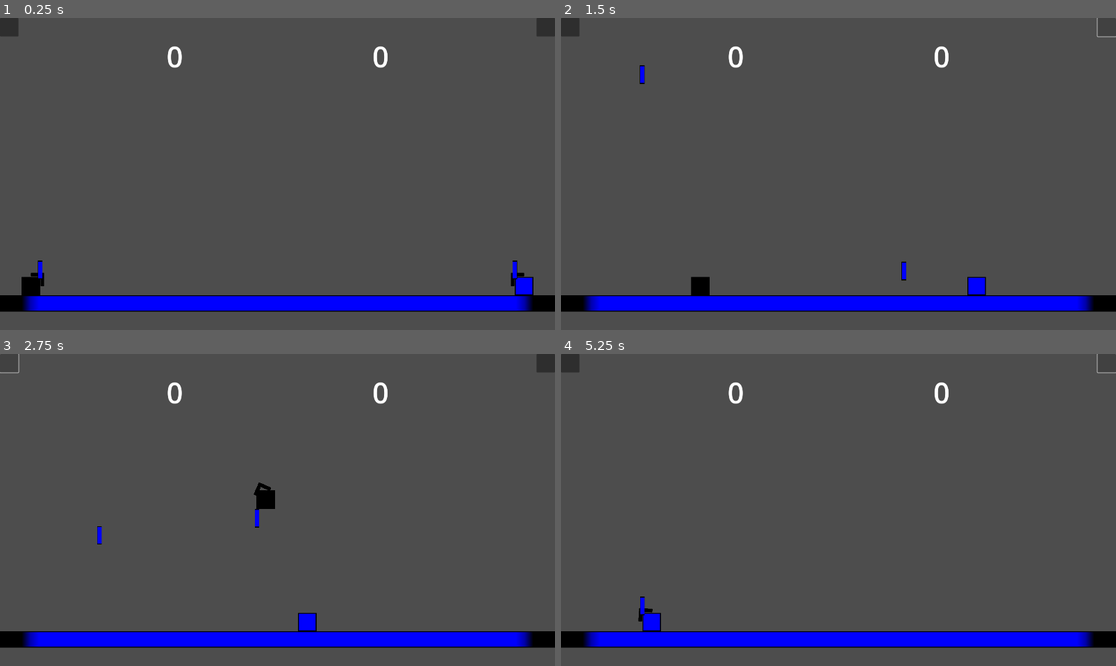
Above: before the commit, frames 1-4 (two rows, left to right).
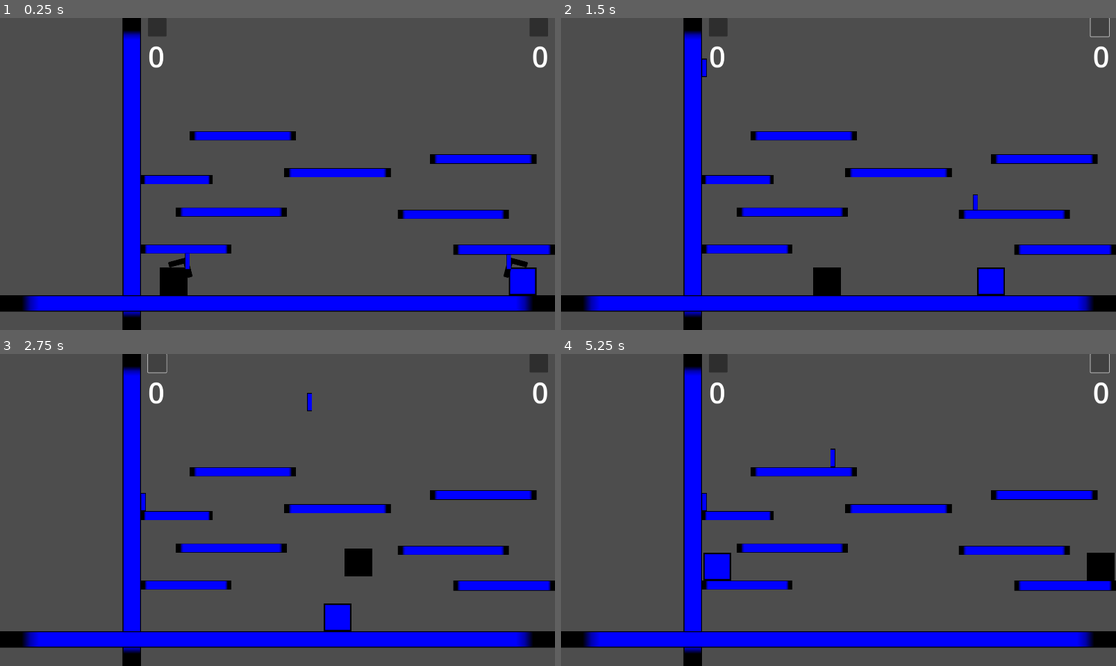
Above: after the commit, the same moments.

Repository: ra314/micro-swords
Game: Godot game, scene res://Main.tscn
The game is run twice, just before and just after one commit, with the same random seed, the same clock (stepped at 60 frames per second) and the same inputs.
Inputs (mouse positions are in pixels of both pictures, inside the frame that each line leads up to; where the layout moved, square brackets give the same spot in the first picture):
- Up to frame 1 (0.25 s): no input
- Up to frame 2 (1.5 s): click (716, 27) [572, 27] at 0.5 s; click (1099, 27) [1104, 27] at 1.25 s
- Up to frame 3 (2.75 s): click (155, 363) [11, 363] at 2 s
- Up to frame 4 (5.25 s): click (1099, 363) [1104, 363] at 2.75 s; click (716, 363) [572, 363] at 3.5 s; click (1099, 363) [1104, 363] at 4.25 s

The runs differ from the first frame. In frame 1, 9.7% of the frame differs, in the area x 0-100%, y 0-100%; in frame 2, 9.6%; in frame 3, 9.7%; in frame 4, 9.7%.

Commit message:
got closer to rip off status

Diff:
--- a/ConstData.gd
+++ b/ConstData.gd
@@ -1,6 +1,6 @@
 class_name ConstData
 const DIR_TO_RELATIVE_SWORD_POS = {
-	ENUMS.DIRECTION.RIGHT: Vector2(-56, 56),
+	ENUMS.DIRECTION.RIGHT: Vector2(-88, 56),
 	ENUMS.DIRECTION.LEFT: Vector2(8, 56)}
 
 const HELD_ITEM_TO_COLLISION_LAYER = {
@@ -11,3 +11,8 @@
 const SWORDSMAN_TO_COLLISION_LAYER = {
 	ENUMS.SWORDSMAN.BLACK: ENUMS.COLLISION_LAYER.BLACK,
 	ENUMS.SWORDSMAN.BLUE: ENUMS.COLLISION_LAYER.BLUE}
+
+#Player: H17, W16
+#Platform Ground: W58
+#Floating Platform: W60
+#Max Jump Height: 51 or 3 times player height
--- a/Main.tscn
+++ b/Main.tscn
@@ -1,16 +1,24 @@
-[gd_scene load_steps=5 format=3 uid="uid://d23xjyxwwyedr"]
+[gd_scene load_steps=7 format=3 uid="uid://d23xjyxwwyedr"]
 
 [ext_resource type="Script" path="res://Main.gd" id="1_3namn"]
+[ext_resource type="Texture2D" uid="uid://6jt7cjad26sj" path="res://Screenshot from 2023-06-03 00-34-29.png" id="2_nhpex"]
 [ext_resource type="PackedScene" uid="uid://c6sajd1aute1i" path="res://Barrier.tscn" id="2_qj3co"]
 [ext_resource type="PackedScene" uid="uid://ccbd5rrosfsx8" path="res://Swordsman.tscn" id="3_dbffi"]
 [ext_resource type="PackedScene" uid="uid://vr4m8fm5lv47" path="res://Sword.tscn" id="4_2fpqd"]
+[ext_resource type="PackedScene" uid="uid://bu72xm0yaxxps" path="res://Platform.tscn" id="5_dy1bx"]
 
 [node name="Main" type="Node2D"]
 script = ExtResource("1_3namn")
 metadata/_edit_horizontal_guides_ = [0.0]
 
+[node name="Sprite2D" type="Sprite2D" parent="."]
+visible = false
+show_behind_parent = true
+position = Vector2(1208, 712)
+texture = ExtResource("2_nhpex")
+
 [node name="L-Side-Wall" parent="." instance=ExtResource("2_qj3co")]
-position = Vector2(-64, 0)
+position = Vector2(424, 0)
 scale = Vector2(8, 135)
 collision_mask = 0
 
@@ -25,53 +33,86 @@
 
 [node name="Black" parent="." instance=ExtResource("3_dbffi")]
 modulate = Color(0, 0, 0, 1)
-position = Vector2(0, 896)
+position = Vector2(488, 864)
+scale = Vector2(1.5, 1.5)
 direction = 1
 held_item = 1
-swordsman_name = null
 
 [node name="Blue" parent="." instance=ExtResource("3_dbffi")]
-position = Vector2(1856, 896)
+position = Vector2(1824, 864)
+scale = Vector2(1.5, 1.5)
 collision_layer = 4
-direction = null
 held_item = 2
 swordsman_name = 1
 
 [node name="Sword1" parent="." instance=ExtResource("4_2fpqd")]
-position = Vector2(56, 840)
+position = Vector2(576, 808)
 collision_layer = 8
 collision_mask = 1
 state = 2
 sword_name = 1
 
 [node name="Sword2" parent="." instance=ExtResource("4_2fpqd")]
-position = Vector2(1848, 840)
+position = Vector2(1816, 808)
 collision_layer = 16
 collision_mask = 1
 state = 2
 sword_name = 2
 
 [node name="Button1" type="Button" parent="."]
-offset_right = 64.0
+offset_left = 512.0
+offset_right = 576.0
 offset_bottom = 64.0
 
 [node name="Button2" type="Button" parent="."]
-offset_left = 1856.0
-offset_right = 1920.0
+offset_left = 1832.0
+offset_right = 1896.0
 offset_bottom = 64.0
 
 [node name="BlackScore" type="Label" parent="."]
-offset_left = 576.0
+offset_left = 512.0
 offset_top = 64.0
-offset_right = 633.0
+offset_right = 569.0
 offset_bottom = 204.0
 theme_override_font_sizes/font_size = 100
 text = "0"
 
 [node name="BlueScore" type="Label" parent="."]
-offset_left = 1288.0
+offset_left = 1840.0
 offset_top = 64.0
-offset_right = 1345.0
+offset_right = 1897.0
 offset_bottom = 204.0
 theme_override_font_sizes/font_size = 100
 text = "0"
+
+[node name="Platform1" parent="." instance=ExtResource("5_dy1bx")]
+position = Vector2(488, 544)
+scale = Vector2(31, 4)
+
+[node name="Platform2" parent="." instance=ExtResource("5_dy1bx")]
+position = Vector2(1568, 784)
+scale = Vector2(44, 4.4)
+
+[node name="Platform3" parent="." instance=ExtResource("5_dy1bx")]
+position = Vector2(1376, 664)
+scale = Vector2(48, 4)
+
+[node name="Platform4" parent="." instance=ExtResource("5_dy1bx")]
+position = Vector2(1488, 472)
+scale = Vector2(46, 4)
+
+[node name="Platform5" parent="." instance=ExtResource("5_dy1bx")]
+position = Vector2(608, 656)
+scale = Vector2(48, 4)
+
+[node name="Platform6" parent="." instance=ExtResource("5_dy1bx")]
+position = Vector2(488, 784)
+scale = Vector2(39, 4)
+
+[node name="Platform7" parent="." instance=ExtResource("5_dy1bx")]
+position = Vector2(984, 520)
+scale = Vector2(46, 4)
+
+[node name="Platform8" parent="." instance=ExtResource("5_dy1bx")]
+position = Vector2(656, 392)
+scale = Vector2(46, 4)
--- /dev/null
+++ b/Platform.tscn
@@ -0,0 +1,19 @@
+[gd_scene load_steps=3 format=3 uid="uid://bu72xm0yaxxps"]
+
+[ext_resource type="Texture2D" uid="uid://di23j62yi08gc" path="res://blue-square.svg" id="1_rli7o"]
+
+[sub_resource type="RectangleShape2D" id="RectangleShape2D_w4ubg"]
+size = Vector2(8, 8)
+
+[node name="Platform" type="CharacterBody2D"]
+collision_mask = 15
+
+[node name="Sprite2D" type="Sprite2D" parent="."]
+position = Vector2(4, 4)
+scale = Vector2(0.125, 0.125)
+texture = ExtResource("1_rli7o")
+
+[node name="CollisionShape2D" type="CollisionShape2D" parent="."]
+position = Vector2(4, 4)
+shape = SubResource("RectangleShape2D_w4ubg")
+one_way_collision = true
--- a/Sword.gd
+++ b/Sword.gd
@@ -26,7 +26,7 @@
 			become_grounded()
 		else:
 			# Handle switching directions
-			if Utils.approx_equal(position.x, 0):
+			if Utils.approx_equal(position.x, 488):
 				direction = ENUMS.DIRECTION.RIGHT
 			elif Utils.approx_equal(position.x, 1920-16):
 				direction = ENUMS.DIRECTION.LEFT
@@ -63,8 +63,8 @@
 	assert(state == ENUMS.SWORD_STATE.HELD)
 	var new_y = sin(deg_to_rad(rot_deg))*THROW_SPEED
 	var new_x = cos(deg_to_rad(rot_deg))*THROW_SPEED
-	hor_speed = new_x+abs(velocity.x)
-	velocity = Vector2(new_x+abs(velocity.x), -new_y)
+	hor_speed = new_x
+	velocity = Vector2(new_x, -new_y)
 	if direction == ENUMS.DIRECTION.LEFT:
 		velocity.x *= -1
 	state = ENUMS.SWORD_STATE.THROWN
--- a/Swordsman.gd
+++ b/Swordsman.gd
@@ -1,11 +1,12 @@
 extends CharacterBody2D
 class_name Swordsman
 
-const SPEED := 300.0
-const JUMP_VELOCITY := -400.0
+const SPEED := 64*4
+# Max jump height needs to be 3 times character height
+const JUMP_VELOCITY := -605.0
 
 const MAX_ROT_RANGE_DEG := 120
-const ROT_SPEED := 3
+const ROT_SPEED := 4
 var rot_deg := 0
 var rotating_upwards := true
 
@@ -50,12 +51,12 @@
 		velocity.y += gravity * delta
 
 	# Handle switching directions
-	if Utils.approx_equal(position.x, 0):
+	if Utils.approx_equal(position.x, 488):
 		direction = ENUMS.DIRECTION.RIGHT
 		if held_item != ENUMS.HELD_ITEM.NONE:
 			update_held_sword_location(root.get_sword(held_item))
 		update_arrow_rotation()
-	elif Utils.approx_equal(position.x, 1920-64):
+	elif Utils.approx_equal(position.x, 1920-96):
 		direction = ENUMS.DIRECTION.LEFT
 		if held_item != ENUMS.HELD_ITEM.NONE:
 			update_held_sword_location(root.get_sword(held_item))
--- a/Swordsman.tscn
+++ b/Swordsman.tscn
@@ -10,9 +10,6 @@
 [node name="CharacterBody2D" type="CharacterBody2D"]
 collision_layer = 2
 script = ExtResource("1_y0qsv")
-direction = null
-held_item = null
-swordsman_name = null
 
 [node name="Sprite2D" type="Sprite2D" parent="."]
 position = Vector2(32, 32)
@@ -24,6 +21,5 @@
 
 [node name="Arrow" type="Sprite2D" parent="."]
 position = Vector2(32, 32)
-rotation = 3.11192
 scale = Vector2(0.125, 0.125)
 texture = ExtResource("3_4kvfh")
Binary file added: Screenshot from 2023-06-03 00-34-29.png
Not shown, added: Screenshot from 2023-06-03 00-34-29.png.import
